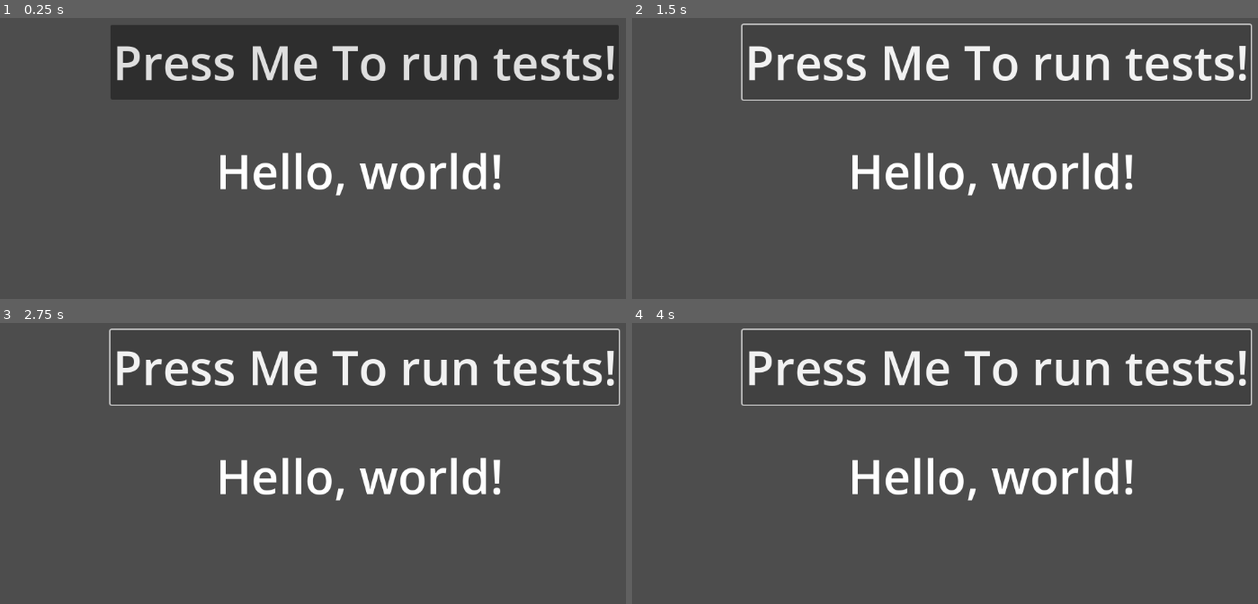
Above: before the commit, frames 1-4 (two rows, left to right).
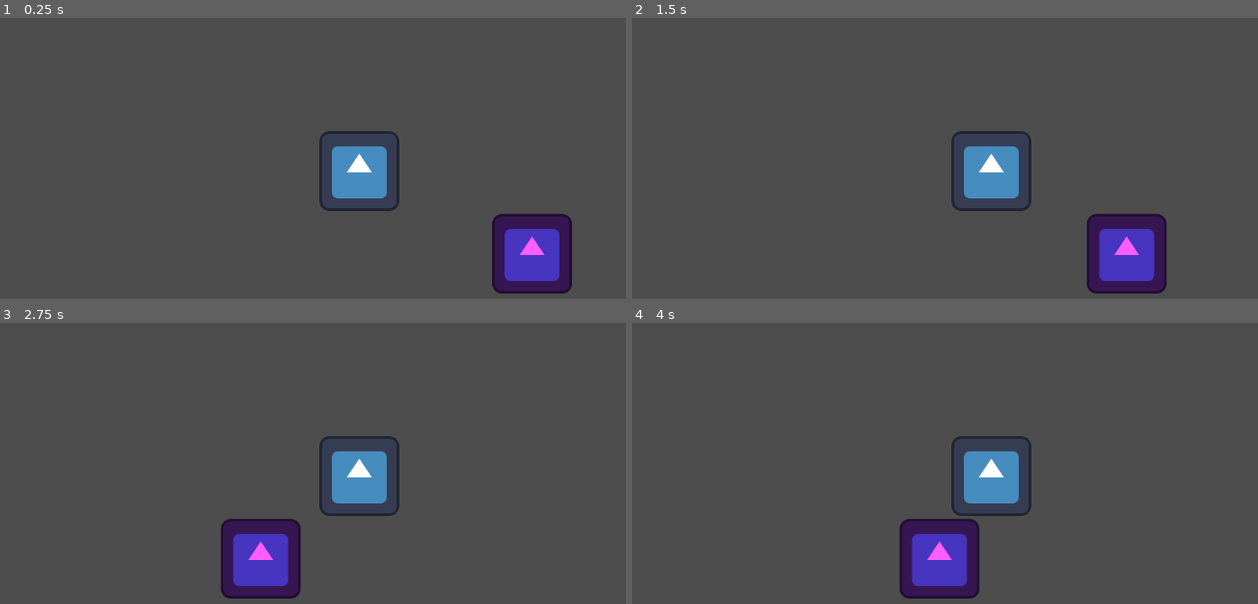
Above: after the commit, the same moments.

Repository: Marcin-Lach/godot-playground
Game: Godot game, scene res://twodscene.tscn
Two runs of this game, one before a commit and one after it. Both use one fixed random seed, a clock stepped at 60 frames per second and the inputs below. Before the commit the project starts from res://main.tscn. The engine's default icon, where the game draws it, is replaced by a stand-in: a white triangle on a blue panel in a dark square.
Inputs (mouse positions are in pixels of both pictures, inside the frame that each line leads up to):
- Up to frame 1 (0.25 s): no input
- Up to frame 2 (1.5 s): click (995, 62) at 0.5 s, where only the run before the commit has a clickable "Press Me To run tests!"; tap Enter (ui_accept) at 1.25 s; hold Right (ui_right) from 1.28 s (still down); tap Space (my_action) at 1.35 s
- Up to frame 3 (2.75 s): keep holding Right (ui_right); tap Enter (ui_accept) at 1.52, 1.55, 1.82, 2.1, 2.27, 2.57 s; tap Space (my_action) at 2.3 s
- Up to frame 4 (4 s): release Right (ui_right) at 2.78 s; hold Left (ui_left) 2.78-3.53 s; tap Space (my_action) at 2.85, 3.6 s; tap Enter (ui_accept) at 3.05, 3.77 s; hold Right (ui_right) from 3.53 s (still down)

The runs differ from the first frame. In frame 1, 29% of the frame differs, in the area x 17-99%, y 2-99%; in frame 2, 12%; in frame 3, 12%; in frame 4, 12%.

Commit message:
extract LevelComponent to separate Node; create 2d scene

Diff:
--- /dev/null
+++ b/src/gdscript-tut/level_component/level_component.gd
@@ -0,0 +1,109 @@
+extends ScriptNode
+class_name LevelComponent
+
+
+signal level_up(old_level:int, new_level: int)
+
+
+@export var xpForLevelCalculationStrategy: LevelFormulaBase
+var _current_xp : int
+var _current_level : int:
+	set(value):
+		level_up.emit(_current_level, value)
+		_current_level = value
+
+
+func _init(_xpForLevelCalculationStrategy: LevelFormulaBase = null, _level: int = 1, _xp: int = 0):
+	if _xpForLevelCalculationStrategy == null:
+		_xpForLevelCalculationStrategy = LevelFormulaBase.new()
+
+	xpForLevelCalculationStrategy = _xpForLevelCalculationStrategy
+	_current_level = _level
+	_current_xp = _xp
+
+func calculate_xp_for_level(level: int):
+	return xpForLevelCalculationStrategy.calculate_xp_level(level)
+
+func add_xp(value: int):
+	var call_identifier = randi()
+	print("[" + str(call_identifier) + "] - " + "adding " + str(value) + "xp to level " + str(_current_level))
+
+	var levels_gained: int = 0
+	var level_snapshot: int = _current_level
+
+	while value > 0:
+		var processing_level = level_snapshot + levels_gained
+		print("[" + str(call_identifier) + "] - " + "processing_level " + str(processing_level))
+
+		var xp_after_adding_value = _current_xp + value
+		var xp_for_next_level = calculate_xp_for_level(processing_level)
+		print("[" + str(call_identifier) + "] - " + "xp_after_adding_value " + str(xp_after_adding_value) +
+				"; xp_for_next_level " + str(xp_for_next_level))
+
+		if xp_after_adding_value >= xp_for_next_level:
+			print("will gain level!")
+			value = xp_after_adding_value - xp_for_next_level
+			levels_gained += 1
+		else:
+			break # not enough to get a level
+
+	_current_xp = value
+	_current_level += levels_gained
+
+
+class Tests:
+	var xpForLevel: int = 10
+
+	func create_sut() -> LevelComponent:
+		var level : LevelComponent = LevelComponent.new(LevelComponent_Test_XpFormulaStub.new(xpForLevel))
+		return level
+
+	func run_add_level_tests():
+		_given_newLevelComponent_when_addingXpForExactly2Levels_then_gains2LevelsAndHave0xp()
+		_given_newLevelComponent_when_addingXpForLessThanLevel_then_gains0LevelsAndHaveMoreThan0xp()
+
+	func _given_newLevelComponent_when_addingXpForExactly2Levels_then_gains2LevelsAndHave0xp():
+		print("running _given_newLevelComponent_when_addingXpForExactly2Levels_then_gains2LevelsAndHave0xp")
+		var level : LevelComponent = create_sut()
+		var xpFor2Levels = xpForLevel+xpForLevel
+
+		_test_case_runner(level, xpFor2Levels, 3, 0)
+		print("end")
+
+
+	func _given_newLevelComponent_when_addingXpForLessThanLevel_then_gains0LevelsAndHaveMoreThan0xp():
+		print("running _given_newLevelComponent_when_addingXpForLessThanLevel_then_gains0LevelsAndHaveMoreThan0xp")
+		var level : LevelComponent = create_sut()
+		var xpToadd = xpForLevel/2
+
+		_test_case_runner(level, xpToadd, 1, xpToadd)
+		print("end")
+
+
+	func _test_case_runner(level: LevelComponent, xpToAdd: int, expectedLevel:int, expectedXp: int):
+		var _isSuccess : bool = true
+		level.add_xp(xpToAdd)
+
+		print("expected current_level: " + str(expectedLevel) + "; actual level: " + str(level._current_level))
+		if expectedLevel != level._current_level:
+			_isSuccess = false
+
+		print("expected current_xp: " + str(expectedXp) + "; actual current_xp: " + str(level._current_xp))
+		if expectedXp != level._current_xp:
+			_isSuccess = false
+
+		if _isSuccess == false:
+			print_rich("Test [color=red][b]Failed[/b][/color]!")
+		else:
+			print_rich("Test [color=green][b]Succeeded[/b][/color]!")
+
+class LevelComponent_Test_XpFormulaStub:
+	extends LevelFormulaBase
+
+	var _constantXpForLevel: int
+
+	func _init(constantXp: int = 10):
+		_constantXpForLevel = constantXp
+
+	func calculate_xp_level(_level: int):
+		return _constantXpForLevel
--- /dev/null
+++ b/src/gdscript-tut/level_component/level_formulas/level_formula_base.gd
@@ -0,0 +1,6 @@
+extends ScriptNode
+
+class_name LevelFormulaBase
+
+func calculate_xp_level(level: int):
+	return level
--- /dev/null
+++ b/src/gdscript-tut/level_component/level_formulas/level_formula_constant_multiplier.gd
@@ -0,0 +1,36 @@
+extends LevelFormulaBase
+
+class_name LevelFormulaConstantMultiplier
+
+@export var multiplier: int
+
+func _init(multiplier: int = 1) -> void:
+	multiplier = multiplier
+
+func calculate_xp_level(level: int) -> int:
+	return level * multiplier
+
+
+class Tests:
+	func run_tests() -> void:
+		print("running LevelFormulaConstantMultiplier_Tests")
+		test_component()
+		print("end")
+
+	func test_component() -> void:
+		_test_case_runner(10, 1, 10)
+		_test_case_runner(100, 4, 400)
+		_test_case_runner(123, 92, 11316)
+		_test_case_runner(1938, 321, 622098)
+
+
+	func _test_case_runner(multiplier: int, level: int, expectedValue: int) -> void:
+		print("running test case for multiplier " + str(multiplier) + ", level " + str(level) + ", expectedValue " + str(expectedValue))
+		var sut = LevelFormulaConstantMultiplier.new(multiplier)
+
+		var result = sut.calculate_xp_level(level)
+
+		if result != expectedValue:
+			print_rich("Test [color=red][b]Failed[/b][/color]!")
+		else:
+			print_rich("Test [color=green][b]Succeeded[/b][/color]!")
--- a/src/gdscript-tut/main.gd
+++ /dev/null
@@ -1,170 +0,0 @@
-extends Node3D
-
-
-# Called when the node enters the scene tree for the first time.
-func _ready() -> void:
-	$Label.text="Hello, world!"
-
-var health: int = 100
-
-func _input(event: InputEvent) -> void:
-	if (event.is_action("my_action")):
-		health -= 20
-		print(health)
-
-
-
-var level: LevelComponent = LevelComponent.new(LevelFormulaConstantMultiplier.new(2))
-
-#func _on_timer_timeout() -> void:
-	#var xp = randi_range(0, 1000000);
-	#level.add_xp(xp)
-
-class LevelFormulaBase:
-	func calculate_xp_level(level: int):
-		return level
-
-class LevelFormulaConstantMultiplier:
-	extends LevelFormulaBase
-
-	var _multiplier: int
-
-	func _init(multiplier: int = 1) -> void:
-		_multiplier = multiplier
-
-	func calculate_xp_level(level: int) -> int:
-		return level * _multiplier
-
-class LevelFormulaConstantMultiplier_Tests:
-	func run_tests() -> void:
-		print("running LevelFormulaConstantMultiplier_Tests")
-		test_component()
-		print("end")
-
-	func test_component() -> void:
-		_test_case_runner(10, 1, 10)
-		_test_case_runner(100, 4, 400)
-		_test_case_runner(123, 92, 11316)
-		_test_case_runner(1938, 321, 622098)
-
-
-	func _test_case_runner(multiplier: int, level: int, expectedValue: int) -> void:
-		print("running test case for multiplier " + str(multiplier) + ", level " + str(level) + ", expectedValue " + str(expectedValue))
-		var sut = LevelFormulaConstantMultiplier.new(multiplier)
-
-		var result = sut.calculate_xp_level(level)
-
-		if result != expectedValue:
-			print_rich("Test [color=red][b]Failed[/b][/color]!")
-		else:
-			print_rich("Test [color=green][b]Succeeded[/b][/color]!")
-
-
-
-class LevelComponent:
-	signal level_up(old_level:int, new_level: int)
-
-
-	var xpForLevelCalculationStrategy: LevelFormulaBase
-	var _current_xp : int
-	var _current_level : int:
-		set(value):
-			level_up.emit(_current_level, value)
-			_current_level = value
-
-
-	func _init(_xpForLevelCalculationStrategy: LevelFormulaBase, _level: int = 1, _xp: int = 0):
-		xpForLevelCalculationStrategy = _xpForLevelCalculationStrategy
-		_current_level = _level
-		_current_xp = _xp
-
-	func calculate_xp_for_level(level: int):
-		return xpForLevelCalculationStrategy.calculate_xp_level(level)
-
-	func add_xp(value: int):
-		var call_identifier = randi()
-		print("[" + str(call_identifier) + "] - " + "adding " + str(value) + "xp to level " + str(_current_level))
-
-		var levels_gained: int = 0
-		var level_snapshot: int = _current_level
-
-		while value > 0:
-			var processing_level = level_snapshot + levels_gained
-			print("[" + str(call_identifier) + "] - " + "processing_level " + str(processing_level))
-
-			var xp_after_adding_value = _current_xp + value
-			var xp_for_next_level = calculate_xp_for_level(processing_level)
-			print("[" + str(call_identifier) + "] - " + "xp_after_adding_value " + str(xp_after_adding_value) +
-					"; xp_for_next_level " + str(xp_for_next_level))
-
-			if xp_after_adding_value >= xp_for_next_level:
-				print("will gain level!")
-				value = xp_after_adding_value - xp_for_next_level
-				levels_gained += 1
-			else:
-				break # not enough to get a level
-
-		_current_xp = value
-		_current_level += levels_gained
-
-
-class LevelComponent_Tests:
-	var xpForLevel: int = 10
-
-	func create_sut() -> LevelComponent:
-		var level : LevelComponent = LevelComponent.new(LevelComponent_Test_XpFormulaStub.new(xpForLevel))
-		return level
-
-	func run_add_level_tests():
-		_given_newLevelComponent_when_addingXpForExactly2Levels_then_gains2LevelsAndHave0xp()
-		_given_newLevelComponent_when_addingXpForLessThanLevel_then_gains0LevelsAndHaveMoreThan0xp()
-
-	func _given_newLevelComponent_when_addingXpForExactly2Levels_then_gains2LevelsAndHave0xp():
-		print("running _given_newLevelComponent_when_addingXpForExactly2Levels_then_gains2LevelsAndHave0xp")
-		var level : LevelComponent = create_sut()
-		var xpFor2Levels = xpForLevel+xpForLevel
-
-		_test_case_runner(level, xpFor2Levels, 3, 0)
-		print("end")
-
-
-	func _given_newLevelComponent_when_addingXpForLessThanLevel_then_gains0LevelsAndHaveMoreThan0xp():
-		print("running _given_newLevelComponent_when_addingXpForLessThanLevel_then_gains0LevelsAndHaveMoreThan0xp")
-		var level : LevelComponent = create_sut()
-		var xpToadd = xpForLevel/2
-
-		_test_case_runner(level, xpToadd, 1, xpToadd)
-		print("end")
-
-
-	func _test_case_runner(level: LevelComponent, xpToAdd: int, expectedLevel:int, expectedXp: int):
-		var _isSuccess : bool = true
-		level.add_xp(xpToAdd)
-
-		print("expected current_level: " + str(expectedLevel) + "; actual level: " + str(level._current_level))
-		if expectedLevel != level._current_level:
-			_isSuccess = false
-
-		print("expected current_xp: " + str(expectedXp) + "; actual current_xp: " + str(level._current_xp))
-		if expectedXp != level._current_xp:
-			_isSuccess = false
-
-		if _isSuccess == false:
-			print_rich("Test [color=red][b]Failed[/b][/color]!")
-		else:
-			print_rich("Test [color=green][b]Succeeded[/b][/color]!")
-
-class LevelComponent_Test_XpFormulaStub:
-	extends LevelFormulaBase
-
-	var _constantXpForLevel: int
-
-	func _init(constantXp: int = 10):
-		_constantXpForLevel = constantXp
-
-	func calculate_xp_level(level: int):
-		return _constantXpForLevel
-
-func _on_button_pressed() -> void:
-	LevelComponent_Tests.new().run_add_level_tests()
-	LevelFormulaConstantMultiplier_Tests.new().run_tests()
--- a/src/gdscript-tut/main.tscn
+++ /dev/null
@@ -1,41 +0,0 @@
-[gd_scene load_steps=2 format=3 uid="uid://djkksaco3adv"]
-
-[ext_resource type="Script" path="res://main.gd" id="1_sic6b"]
-
-[node name="Main" type="Node3D"]
-script = ExtResource("1_sic6b")
-
-[node name="Label" type="Label" parent="."]
-anchors_preset = 8
-anchor_left = 0.5
-anchor_top = 0.5
-anchor_right = 0.5
-anchor_bottom = 0.5
-offset_left = -211.0
-offset_top = -67.0
-offset_right = 211.0
-offset_bottom = 67.0
-grow_horizontal = 2
-grow_vertical = 2
-theme_override_font_sizes/font_size = 76
-text = "THIS IS A LABEL"
-horizontal_alignment = 1
-vertical_alignment = 1
-
-[node name="Button" type="Button" parent="."]
-anchors_preset = -1
-anchor_left = 0.267361
-anchor_top = 0.137346
-anchor_right = 0.746528
-anchor_bottom = 0.322531
-grow_horizontal = 2
-grow_vertical = 2
-theme_override_font_sizes/font_size = 76
-text = "Press Me To run tests!"
-metadata/_edit_use_anchors_ = true
-
-[node name="Timer" type="Timer" parent="."]
-autostart = true
-
-[connection signal="pressed" from="Button" to="." method="_on_button_pressed"]
-[connection signal="timeout" from="Timer" to="." method="_on_timer_timeout"]
--- /dev/null
+++ b/src/gdscript-tut/player.gd
@@ -0,0 +1,27 @@
+extends CharacterBody2D
+
+
+const SPEED = 300.0
+const JUMP_VELOCITY = -400.0
+@onready var level_component: LevelComponent = $LevelComponent
+
+
+
+func _physics_process(delta: float) -> void:
+	# Add the gravity.
+	#if not is_on_floor():
+		#velocity += get_gravity() * delta
+
+	# Handle jump.
+	if Input.is_action_just_pressed("ui_accept") and is_on_floor():
+		velocity.y = JUMP_VELOCITY
+
+	# Get the input direction and handle the movement/deceleration.
+	# As good practice, you should replace UI actions with custom gameplay actions.
+	var direction := Input.get_axis("ui_left", "ui_right")
+	if direction:
+		velocity.x = direction * SPEED
+	else:
+		velocity.x = move_toward(velocity.x, 0, SPEED)
+
+	move_and_slide()
--- a/src/gdscript-tut/project.godot
+++ b/src/gdscript-tut/project.godot
@@ -11,7 +11,7 @@
 [application]
 
 config/name="gdscript-tut"
-run/main_scene="res://main.tscn"
+run/main_scene="res://twodscene.tscn"
 config/features=PackedStringArray("4.3", "GL Compatibility")
 config/icon="res://icon.svg"
 
--- /dev/null
+++ b/src/gdscript-tut/script_node.gd
@@ -0,0 +1,2 @@
+extends Node
+class_name ScriptNode
--- /dev/null
+++ b/src/gdscript-tut/twodscene.tscn
@@ -0,0 +1,33 @@
+[gd_scene load_steps=6 format=3 uid="uid://7u5nlspcnsxy"]
+
+[ext_resource type="Script" path="res://player.gd" id="1_6hkm0"]
+[ext_resource type="Texture2D" uid="uid://cw4n52hephr6a" path="res://icon.svg" id="1_8bed7"]
+[ext_resource type="Script" path="res://level_component/level_component.gd" id="2_ckwfh"]
+[ext_resource type="Script" path="res://level_component/level_formulas/level_formula_constant_multiplier.gd" id="3_capw6"]
+
+[sub_resource type="CapsuleShape2D" id="CapsuleShape2D_iga73"]
+
+[node name="Main" type="Node2D"]
+
+[node name="Player" type="CharacterBody2D" parent="."]
+script = ExtResource("1_6hkm0")
+
+[node name="CollisionShape" type="CollisionShape2D" parent="Player"]
+shape = SubResource("CapsuleShape2D_iga73")
+
+[node name="Sprite" type="Sprite2D" parent="Player"]
+texture = ExtResource("1_8bed7")
+
+[node name="Camera" type="Camera2D" parent="Player"]
+
+[node name="LevelComponent" type="Node" parent="Player" node_paths=PackedStringArray("xpForLevelCalculationStrategy")]
+script = ExtResource("2_ckwfh")
+xpForLevelCalculationStrategy = NodePath("../LevelFormulaConstantMultiplier")
+
+[node name="LevelFormulaConstantMultiplier" type="Node" parent="Player"]
+script = ExtResource("3_capw6")
+
+[node name="Sprite2D" type="Sprite2D" parent="."]
+modulate = Color(1, 0.368627, 1, 1)
+position = Vector2(277, 133)
+texture = ExtResource("1_8bed7")
